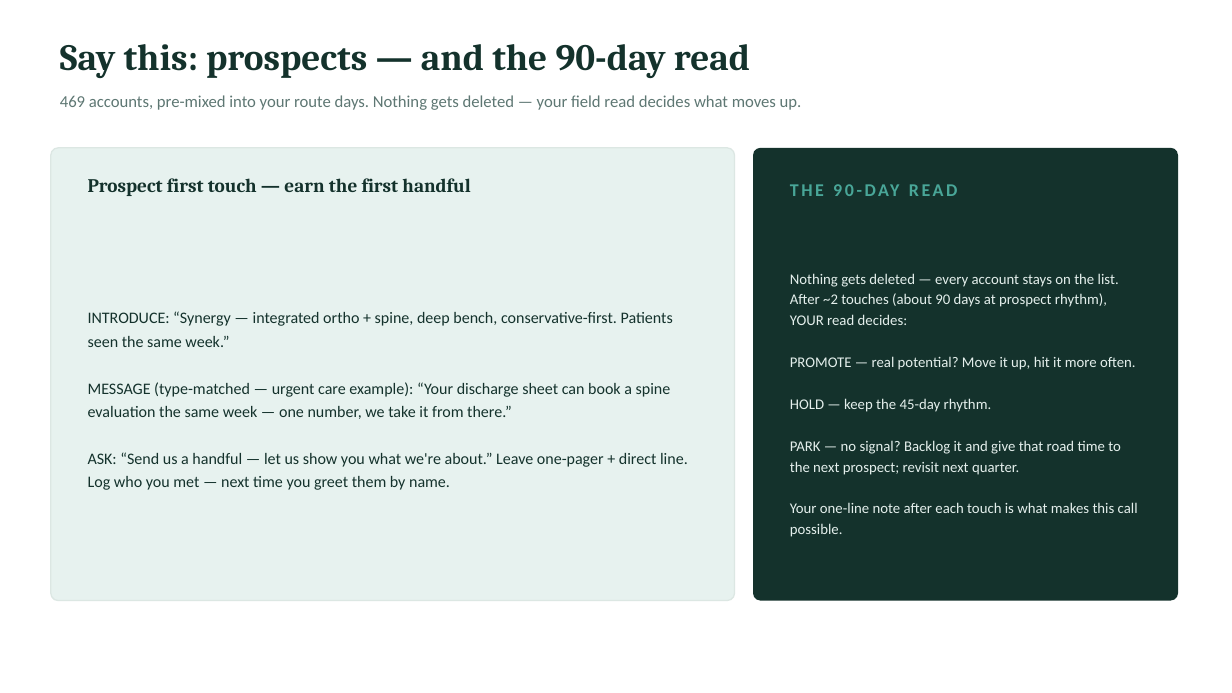
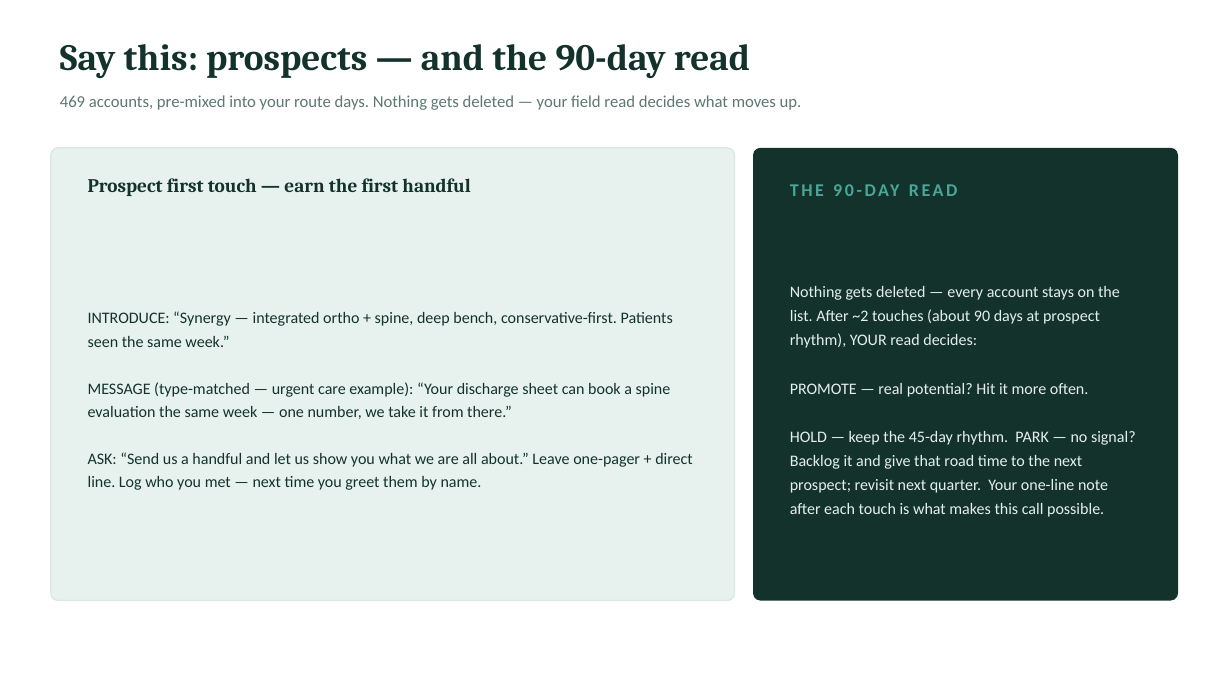
Before and after one commit to JosephAndrewMacLean/SHP, a slide deck: slide 8 of pm/kristen-share/SHP-Spine-Team-Rollout_Kristen_Jul22.pptx. Drawn at 1232x693 pixels with LibreOffice and Linux fonts; fonts in the diff are those of the drawing. Boxes give left, top, right and bottom in pixels: in the first picture for what was removed or moved away, otherwise in the second. Text is boxed around its words. In the diff, an @@ line names an element or a change of style, - is before the commit and + after.

```diff
--- a/pm/kristen-share/SHP-Spine-Team-Rollout_Kristen_Jul22.pptx
+++ b/pm/kristen-share/SHP-Spine-Team-Rollout_Kristen_Jul22.pptx
@@ text at (x1=790, y1=286, x2=1120, y2=348): size 11.5 to 12.5 pt in "Nothing gets deleted — every account stays ..."; line spacing 1.18 to 1.25 @@
@@ text at (x1=790, y1=383, x2=1136, y2=517): text changed; size 11.5 to 12.5 pt @@
-PROMOTE — real potential? Move it up, hit it more often.
-HOLD — keep the 45-day rhythm.
-PARK — no signal? Backlog it and give that road time to the next prospect; revisit next quarter.
-Your one-line note after each touch is what makes this call possible.
+PROMOTE — real potential? Hit it more often.
+HOLD — keep the 45-day rhythm. PARK — no signal? Backlog it and give that road time to the next prospect; revisit next quarter. Your one-line note after each touch is what makes this call possible.
@@ text at (x1=88, y1=452, x2=693, y2=490): text changed @@
-ASK: “Send us a handful — let us show you what we're about.” Leave one-pager + direct line. Log who you met — next time you greet them by name.
+ASK: “Send us a handful and let us show you what we are all about.” Leave one-pager + direct line. Log who you met — next time you greet them by name.
```
Also in this commit, not shown: 8 other slides changed, 1 slide removed, 7 other files.
